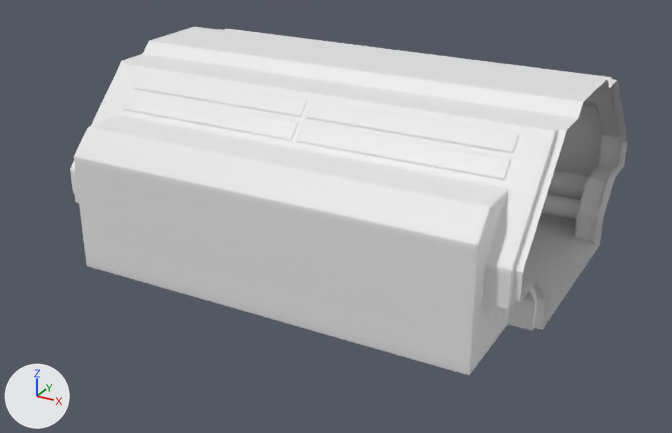
The Blender file Content/Models/BlendFiles/SpaceCorridor2.blend as it was, and as the next commit left it.
Camera for both pictures: a camera (50 mm lens) standing at (7.15, -13.87, 7.4) and looking at (-0.14, -0.62, 0.77). The lights are fixed; the arrows at lower left show +X, +Y and +Z. Materials are left out; every surface is plain grey.

Objects in the first picture: 'Corridor2', 'Corridor2Pipes'.
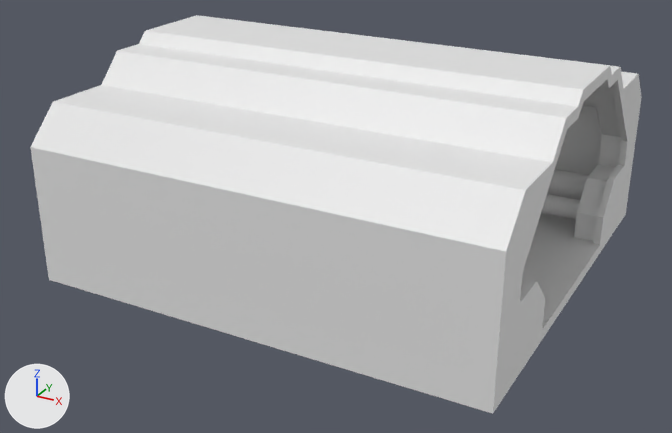
Boxes (x1, y1, x2, y2) around the edits, measured in the pictures (672 x 433 px):
'Corridor2', reshaped (10% wider, 15% taller)
    before: (70, 27, 627, 375)
    after: (30, 15, 642, 414)
part 1 of me_cube_001, built on
    before: (73, 94, 625, 303)
    after: (30, 15, 642, 414)

The change, as a diff of the scene's bpy script:
```diff
--- a/Content/Models/BlendFiles/SpaceCorridor2.blend.py
+++ b/Content/Models/BlendFiles/SpaceCorridor2.blend.py
@@ me_cube_001 @@
 # used by ob_corridor2; location = (0.0, 0.0, 0.0); rotation_euler = (0.0, 0.0, 3.142), in degrees (0, 0, 180)
-me_cube_001.from_pydata(...)  # 3622 vertices, 3532 faces; spans x -4.0..4.0, y -3.4..3.4, z 0.2..3.5
+me_cube_001.from_pydata(...)  # 4582 vertices, 4582 faces; spans x -4.0..4.0, y -3.8..3.8, z 0.0..3.7
+# me_cube_001 part 1: 4 vertices moved within x -3.88..3.88, y -3.01..3.01, z 1.29; 16 vertices removed from x -4.0..4.0, y -3.0..3.0, z 1.29..2.61; 976 vertices added at x -4.0..4.0, y -3.8..3.8, z 0.0..3.7
```
